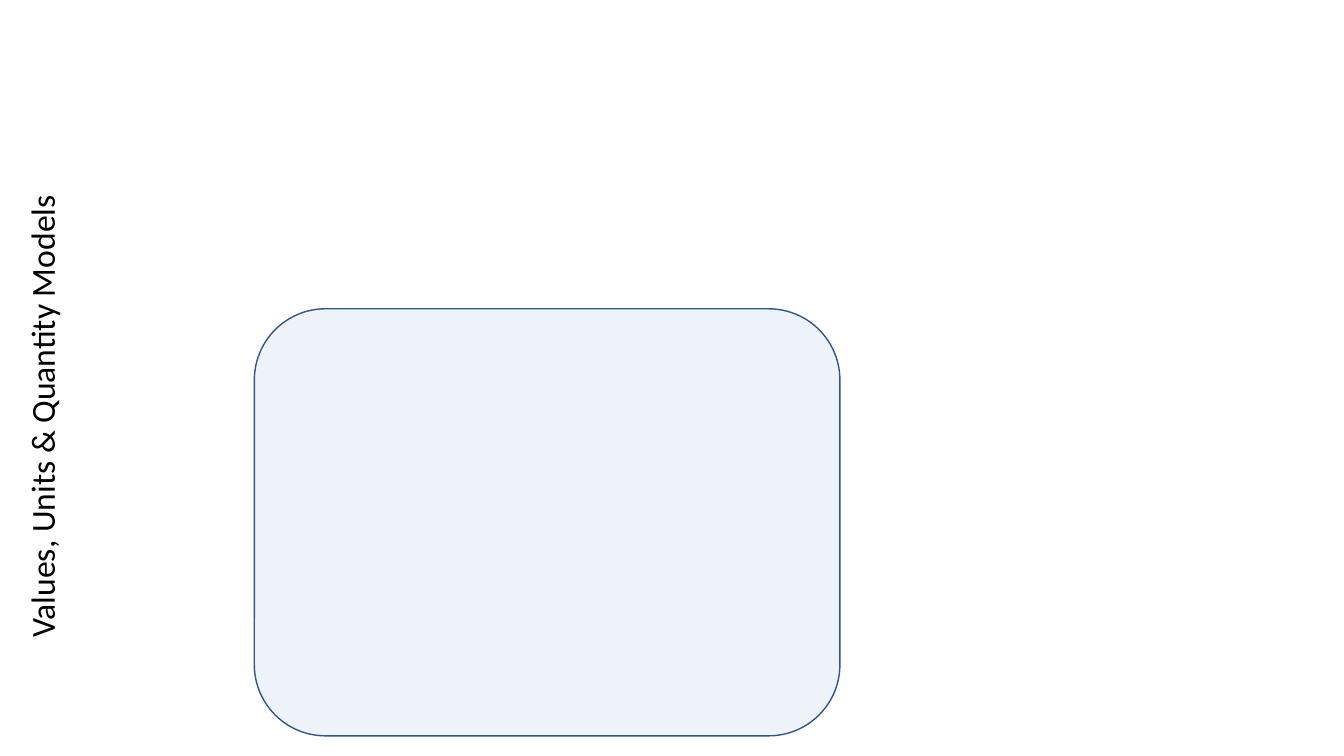
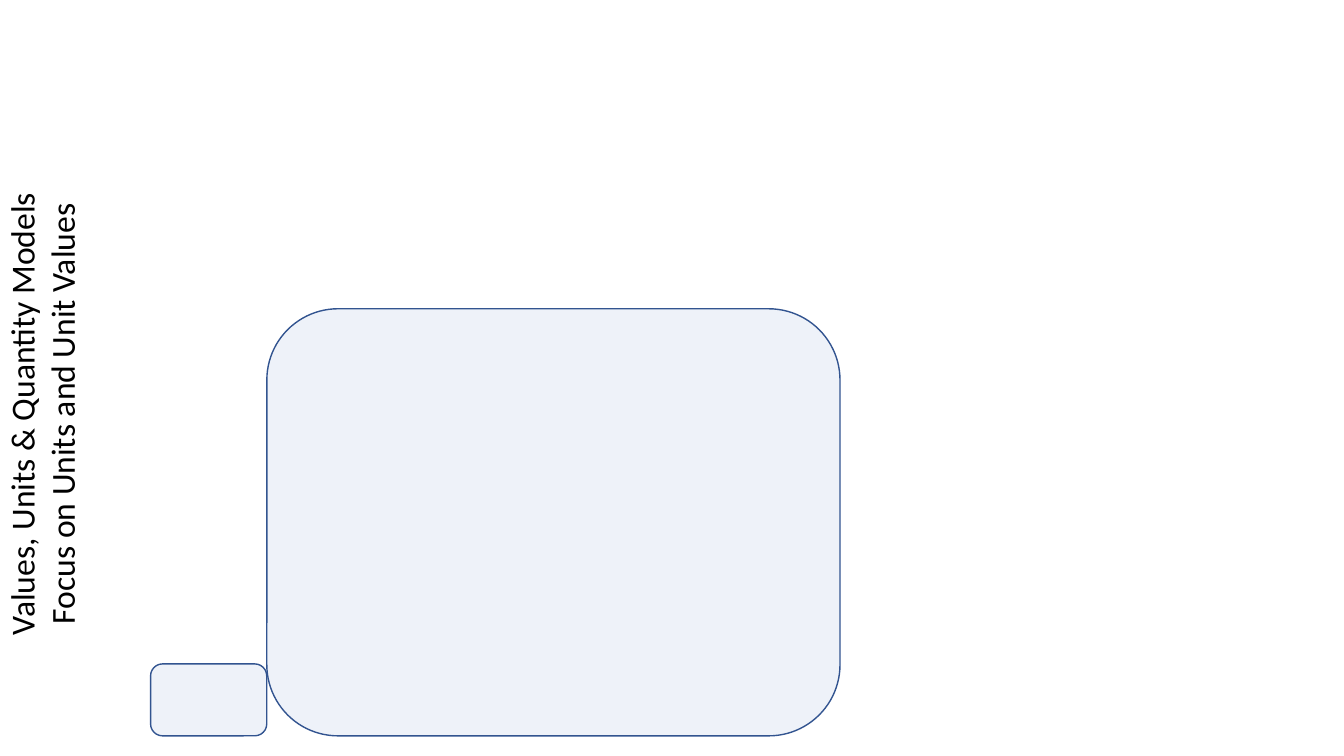
Before and after one commit to ModelDriven/SIMF, a slide deck: slide 13 of Presentations/Values, Quantities & Units.pptx. Drawn at 1344x756 pixels with LibreOffice and Linux fonts; fonts in the diff are those of the drawing; background and template pictures are left out. Boxes give left, top, right and bottom in pixels: in the first picture for what was removed or moved away, otherwise in the second. Text is boxed around its words. In the diff, an @@ line names an element or a change of style, - is before the commit and + after.

```diff
--- a/Presentations/Values, Quantities & Units.pptx
+++ b/Presentations/Values, Quantities & Units.pptx
@@ text "Values, Units & Quantity Models" moved from (x1=23, y1=205, x2=64, y2=635) to (x1=3, y1=203, x2=84, y2=632) @@
@@ text at (x1=3, y1=203, x2=44, y2=632): alignment left to centre @@
@@ text at (x1=43, y1=212, x2=84, y2=622): paragraph added @@
+Focus on Units and Unit Values
@@ rounded rectangle resized from (x1=254, y1=309, x2=840, y2=736) to (x1=267, y1=309, x2=841, y2=736) @@
@@ rounded rectangle added at (x1=150, y1=664, x2=266, y2=736), fill #4472C4 at 9% opacity, outline #325491 1 pt @@
```
Also in this commit, not shown: 2 other slides changed.
